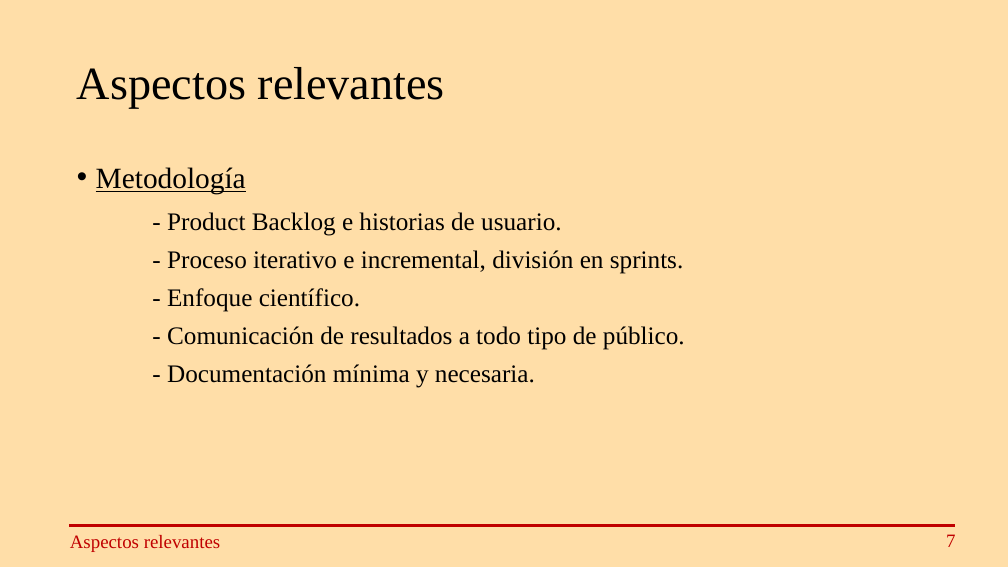
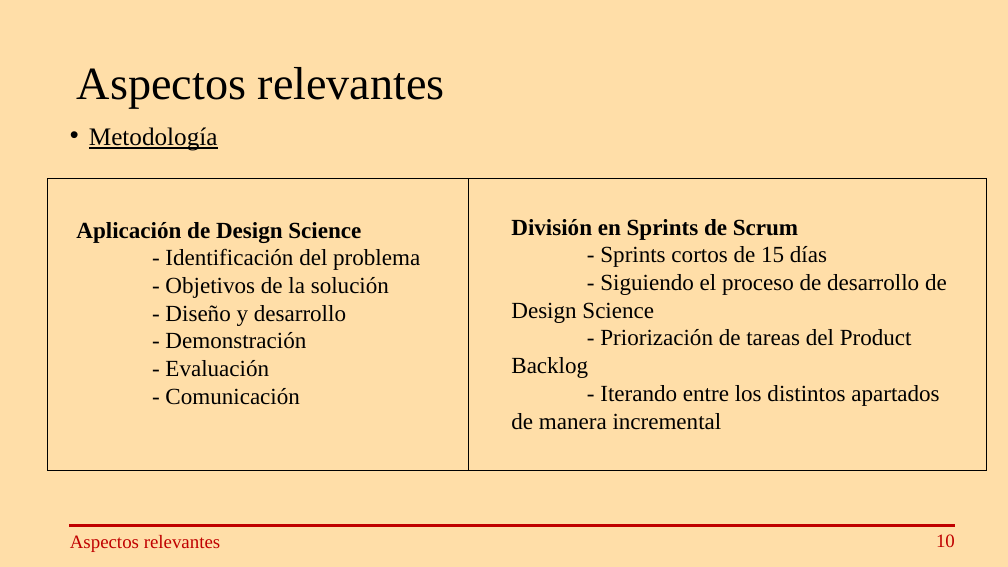
Before and after one commit to IsmaelMira/TFG, a slide deck: slide 12 of PresentacionTFG.pptx (slide 9 before the commit). Drawn at 1008x567 pixels with LibreOffice and Linux fonts; fonts in the diff are those of the drawing. Boxes give left, top, right and bottom in pixels: in the first picture for what was removed or moved away, otherwise in the second. Text is boxed around its words. In the diff, an @@ line names an element or a change of style, - is before the commit and + after.

```diff
--- a/PresentacionTFG.pptx
+++ b/PresentacionTFG.pptx
@@ text added at <box>89,127,218,151</box>, 24 pt, text #000000, underline @@
+• Metodología
@@ rectangle added at <box>48,178,987,470</box>, outline #000000 1 pt @@
@@ text removed at <box>96,167,685,388</box> @@
-• Metodología
-- Product Backlog e historias de usuario.
-- Proceso iterativo e incremental, división en sprints.
-- Enfoque científico.
-- Comunicación de resultados a todo tipo de público.
-- Documentación mínima y necesaria.
@@ line added from (468, 178) to (468, 470), #000000 1 pt @@
@@ text added at <box>76,222,420,405</box>, 22 pt, text #000000 @@
+Aplicación de Design Science
+- Identificación del problema
+- Objetivos de la solución
+- Diseño y desarrollo
+- Demonstración
+- Evaluación
+- Comunicación
@@ text added at <box>511,219,947,430</box>, 22 pt, text #000000 @@
+División en Sprints de Scrum
+- Sprints cortos de 15 días
+- Siguiendo el proceso de desarrollo de Design Science
+- Priorización de tareas del Product Backlog
+- Iterando entre los distintos apartados de manera incremental
@@ text at <box>936,534,955,547</box>: text changed @@
-7
+10
```
Also in this commit, not shown: 18 other slides changed, 5 slides added, 4 other files.
